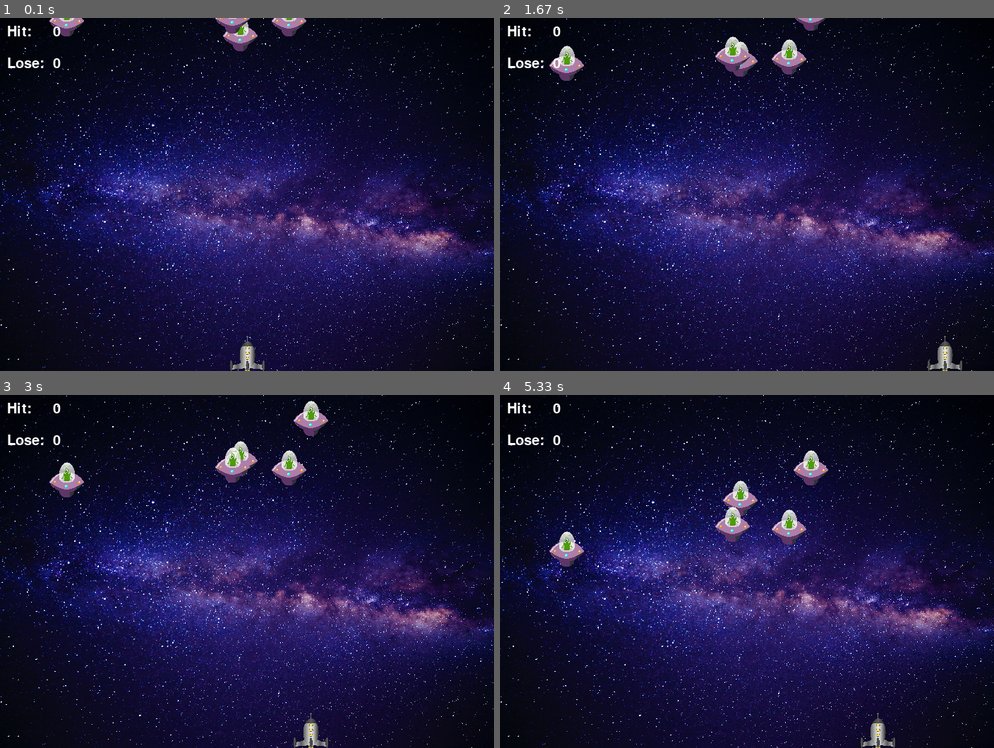
Above: before the commit, frames 1-4 (two rows, left to right).
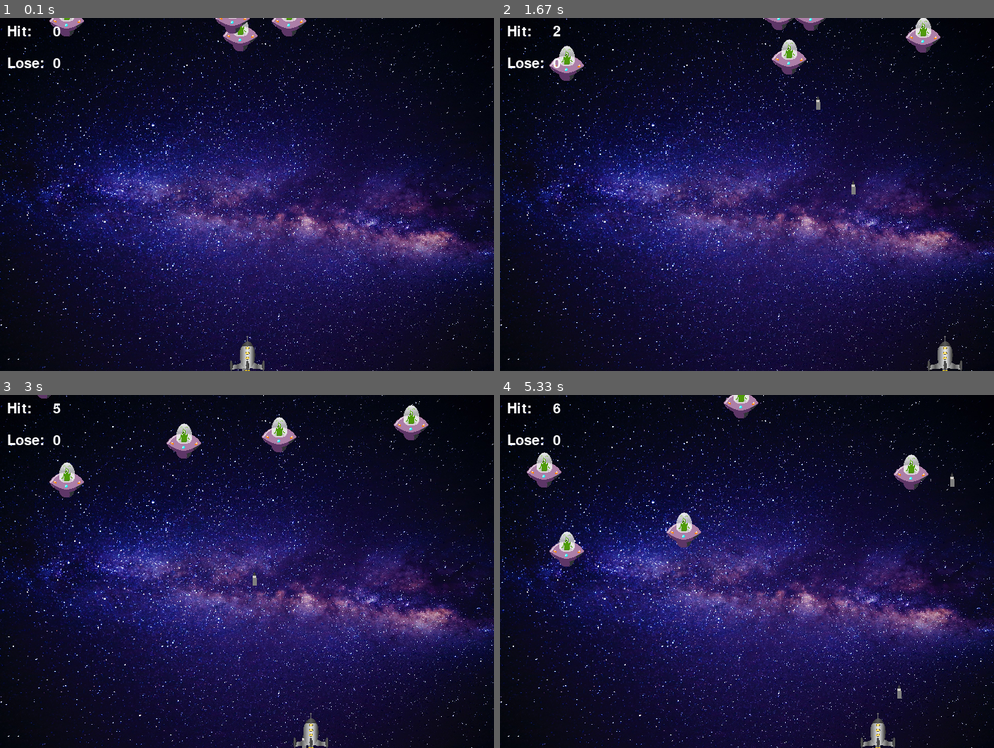
Above: after the commit, the same moments.

Repository: SakhAlgo/PythonPro2
Game: pygame game, started from PyGame/Shuter/shooter_game.py
Same seed, same stepped clock (60 frames per second), same inputs: the game is played once before the commit and once after it.
Inputs:
- Up to frame 1 (0.1 s): no input
- Up to frame 2 (1.67 s): tap Space at 0.33, 0.73, 1.03, 1.23, 1.53 s; hold Right 0.67-1.13 s; hold Right 1.17-1.63 s
- Up to frame 3 (3 s): hold Left 1.67-2.2 s; tap Space at 1.73, 2.03, 2.3, 2.6, 2.73 s; hold Left 2.23-2.63 s; hold Right from 2.67 s (still down)
- Up to frame 4 (5.33 s): tap Space at 3.03, 3.4, 3.7, 3.9, 4.2, 4.4, 4.7, 4.9, 5.2 s; release Right at 3.3 s; hold Left 3.33-3.8 s; hold Right 3.83-4.3 s; hold Right 4.33-4.8 s; hold Left from 4.83 s (still down)

The runs differ from the first frame. In frame 1, less than 0.1% of the frame differs, in the area x 49-50%, y 99-100%; in frame 2, 1.2%; in frame 3, 2.6%; in frame 4, 3.1%, in the area x 5-92%, y 0-86%.

Commit message:
add bullets, screen win lose

Diff:
--- a/PyGame/Shuter/shooter_game.py
+++ b/PyGame/Shuter/shooter_game.py
@@ -11,6 +11,9 @@
 pygame.mixer.music.load('space.ogg')
 pygame.mixer.music.play()
 pygame.mixer.music.set_volume(0.02)
+
+fire = pygame.mixer.Sound('fire.ogg')
+fire.set_volume(0.05)
 
 class Sprite:
     def __init__(self, filename, x, y):
@@ -53,6 +56,21 @@
     def move(self):
         self.rect.y += self.speed
 
+class Bullet(Sprite):
+    def __init__(self, filename, x, y, speed=0):
+        super().__init__(filename, x, y)
+        self.image = pygame.transform.scale(self.image, (20, 20))
+        self.speed = speed
+        self.rect.x += 10
+        self.rect.y -= 10
+
+    def move(self):
+        self.rect.y -= self.speed
+        # pygame.draw.rect(window, WHITE, self.rect, 1)
+
+    def draw(self, shiftX=10, shiftY=20):
+        window.blit(self.image, (self.rect.x + shiftX, self.rect.y + shiftY))
+
 enemies = []
 for i in range(5):
     enemy = Enemy('ufo.png', randint(0, 650), randint(-100, 0), randint(3, 7))
@@ -78,38 +96,97 @@
 
 speed_enemies = 0
 isGame = True
+
+bullets = []
+for i in range(6):
+    bullet = Bullet('bullet.png', rect.rect.x, rect.rect.y)
+    bullets.append(bullet)
+
+font = pygame.font.SysFont('verdana', 40)
+
+win_label = font.render('YOU WIN', True, (0,250,0))
+lose_label = font.render('YOU LOSE', 40, (0,250,0))
+
+gameStatus = 1
 while isGame:
-    for event in pygame.event.get():
-        if event.type == pygame.QUIT:
-            isGame = False
-            exit()
+    if gameStatus == 1:
+        for event in pygame.event.get():
+            if event.type == pygame.QUIT:
+                isGame = False
+                exit()
+            if event.type == pygame.KEYDOWN:
+                if event.key == pygame.K_SPACE:
+                    for bullet in bullets:
+                        bullet.speed = 10
+                        # break
+                        # bullets.remove(bullet)
+                        fire.play()
 
-    window.blit(galaxy, (0, 0))
+                    print(len(bullets))
+        window.blit(galaxy, (0, 0))
 
-    speed_enemies += 1
-    for i in enemies:
-        i.draw()
-        if i.rect.y > 450 or i.rect.colliderect(rect.rect):
-            i.rect.x = randint(0, 650)
-            i.rect.y = randint(-100, 0)
-            i.speed = randint(3, 10)
-            numLose += 1
-            break
+        if numHit == 10:
+            window.blit(win_label, (300, 200))
+            gameStatus = 2
+        if numLose == 3:
+            window.blit(lose_label, (300, 200))
+            gameStatus = 2
 
-    if speed_enemies == 10:
+        for enemy in enemies:
+            for bullet in bullets:
+                if bullet.rect.colliderect(enemy.rect):
+                    enemy.rect.x = randint(0, 650)
+                    enemy.rect.y = randint(-100, 0)
+                    enemy.speed = randint(3, 10)
+                    bullet.rect.x = rect.rect.x
+                    bullet.rect.y = rect.rect.y + 10
+                    bullet.speed = 0
+                    numHit += 1
+                    # break
+
+        for bullet in bullets:
+            bullet.move()
+            bullet.draw()
+
+            if bullet.speed == 0:
+                bullet.rect.x = rect.rect.x
+                bullet.rect.y = rect.rect.y + 10
+            if bullet.rect.y < 0:
+                bullet.rect.x = rect.rect.x
+                bullet.rect.y = rect.rect.y + 10
+                bullet.speed = 0
+
+        speed_enemies += 1
         for i in enemies:
-            i.move()
-        speed_enemies = 0
+            i.draw()
+            if i.rect.y > 450 or i.rect.colliderect(rect.rect):
+                i.rect.x = randint(0, 650)
+                i.rect.y = randint(-100, 0)
+                i.speed = randint(3, 10)
+                numLose += 1
+                break
 
-    hitPoint.setText(str(numHit))
-    hitPoint.draw()
+        if speed_enemies == 10:
+            for i in enemies:
+                i.move()
+            speed_enemies = 0
 
-    losePoint.setText(str(numLose))
-    losePoint.draw()
+        hitPoint.setText(str(numHit))
+        hitPoint.draw()
 
-    point_label.draw()
-    lose_point_label.draw()
-    rect.draw()
-    rect.move()
+        losePoint.setText(str(numLose))
+        losePoint.draw()
+
+        point_label.draw()
+        lose_point_label.draw()
+        rect.draw()
+        rect.move()
+    elif gameStatus == 2:
+        for i in pygame.event.get():
+            if i.type == pygame.KEYDOWN:
+                if i.key == pygame.K_TAB:
+                    numHit = 0
+                    numLose = 0
+                    gameStatus = 1
     clock.tick(60)
     pygame.display.update()
